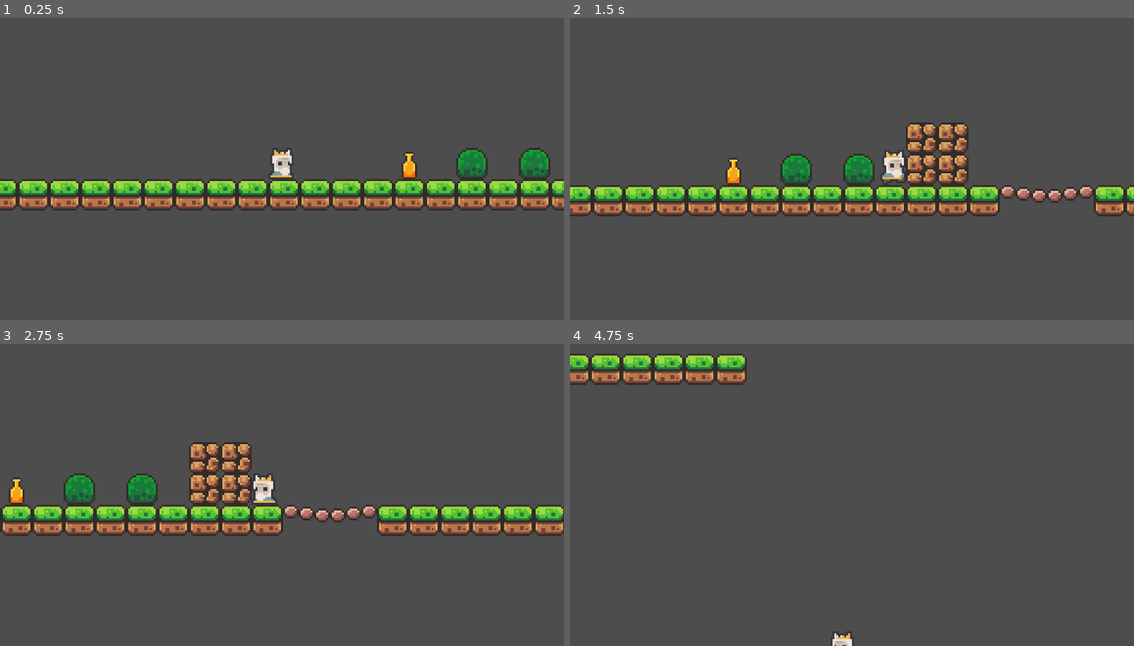
Above: before the commit, frames 1-4 (two rows, left to right).
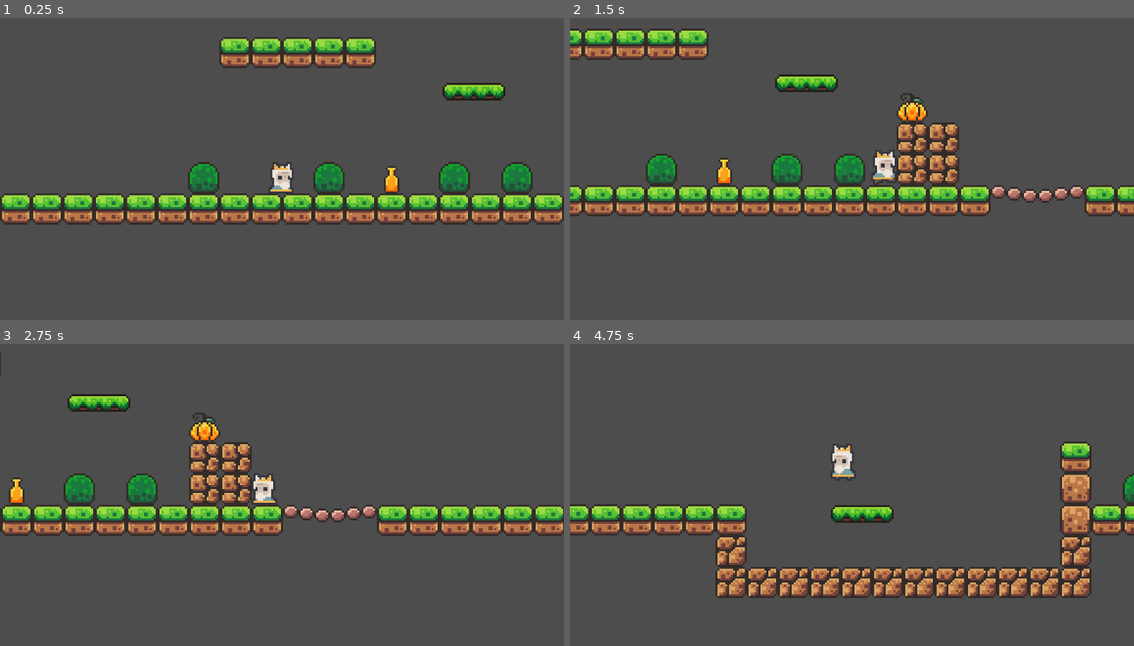
Above: after the commit, the same moments.

Repository: christopherfanning/godot-tutorial-project
Game: Godot game, scene res://scenes/game.tscn
Two runs of this game, one before a commit and one after it. Both use one fixed random seed, a clock stepped at 60 frames per second and the inputs below.
Inputs:
- Up to frame 1 (0.25 s): no input
- Up to frame 2 (1.5 s): tap Enter (ui_accept) at 0.5, 0.77 s; hold Right (ui_right) from 0.53 s (still down)
- Up to frame 3 (2.75 s): tap Enter (ui_accept) at 1.52 s; release Right (ui_right) at 2.03 s; hold Left (ui_left) from 2.03 s (still down)
- Up to frame 4 (4.75 s): release Left (ui_left) at 2.78 s; hold Right (ui_right) 2.78-4.28 s; tap Enter (ui_accept) at 3.02, 3.77, 4.52 s; hold Left (ui_left) from 4.28 s (still down)

The runs differ from the first frame. In frame 1, 20% of the frame differs, in the area x 0-100%, y 6-69%; in frame 2, 13%; in frame 3, 1.0%; in frame 4, 17%.

Commit message:
Add platforms
Add one directional collider platforms
Animate big gap platform

Diff:
--- /dev/null
+++ b/scenes/foreground_tiles.tscn
@@ -0,0 +1,154 @@
+[gd_scene load_steps=4 format=3 uid="uid://g2cyuqc5fam5"]
+
+[ext_resource type="Texture2D" uid="uid://cha3tda5fwpku" path="res://assets/four-seasons-tileset.png" id="1_0ba2p"]
+
+[sub_resource type="TileSetAtlasSource" id="TileSetAtlasSource_51huj"]
+texture = ExtResource("1_0ba2p")
+0:0/0 = 0
+1:0/0 = 0
+2:0/0 = 0
+3:0/0 = 0
+4:0/0 = 0
+5:0/0 = 0
+6:0/0 = 0
+7:0/0 = 0
+8:0/0 = 0
+9:0/0 = 0
+10:0/0 = 0
+0:1/0 = 0
+1:1/0 = 0
+2:1/0 = 0
+3:1/0 = 0
+4:1/0 = 0
+5:1/0 = 0
+6:1/0 = 0
+7:1/0 = 0
+8:1/0 = 0
+9:1/0 = 0
+10:1/0 = 0
+0:2/0 = 0
+1:2/0 = 0
+2:2/0 = 0
+3:2/0 = 0
+4:2/0 = 0
+5:2/0 = 0
+6:2/0 = 0
+7:2/0 = 0
+8:2/0 = 0
+9:2/0 = 0
+10:2/0 = 0
+0:3/0 = 0
+1:3/0 = 0
+2:3/0 = 0
+3:3/0 = 0
+4:3/0 = 0
+5:3/0 = 0
+6:3/0 = 0
+7:3/0 = 0
+8:3/0 = 0
+9:3/0 = 0
+10:3/0 = 0
+0:4/0 = 0
+1:4/0 = 0
+2:4/0 = 0
+3:4/0 = 0
+4:4/0 = 0
+5:4/0 = 0
+6:4/0 = 0
+7:4/0 = 0
+8:4/0 = 0
+0:5/0 = 0
+1:5/0 = 0
+2:5/0 = 0
+3:5/0 = 0
+4:5/0 = 0
+5:5/0 = 0
+6:5/0 = 0
+7:5/0 = 0
+8:5/0 = 0
+0:6/0 = 0
+1:6/0 = 0
+2:6/0 = 0
+3:6/0 = 0
+4:6/0 = 0
+5:6/0 = 0
+6:6/0 = 0
+7:6/0 = 0
+8:6/0 = 0
+0:7/0 = 0
+1:7/0 = 0
+2:7/0 = 0
+3:7/0 = 0
+5:7/0 = 0
+6:7/0 = 0
+7:7/0 = 0
+8:7/0 = 0
+0:8/0 = 0
+1:8/0 = 0
+2:8/0 = 0
+3:8/0 = 0
+4:8/0 = 0
+5:8/0 = 0
+6:8/0 = 0
+7:8/0 = 0
+8:8/0 = 0
+0:9/0 = 0
+1:9/0 = 0
+2:9/0 = 0
+3:9/0 = 0
+4:9/0 = 0
+5:9/0 = 0
+6:9/0 = 0
+7:9/0 = 0
+8:9/0 = 0
+0:10/0 = 0
+1:10/0 = 0
+2:10/0 = 0
+3:10/0 = 0
+4:10/0 = 0
+6:10/0 = 0
+0:11/0 = 0
+1:11/0 = 0
+2:11/0 = 0
+3:11/0 = 0
+4:11/0 = 0
+5:11/0 = 0
+6:11/0 = 0
+7:11/0 = 0
+8:11/0 = 0
+0:12/0 = 0
+1:12/0 = 0
+2:12/0 = 0
+3:12/0 = 0
+4:12/0 = 0
+6:12/0 = 0
+7:12/0 = 0
+8:12/0 = 0
+0:13/0 = 0
+1:13/0 = 0
+2:13/0 = 0
+3:13/0 = 0
+4:13/0 = 0
+5:13/0 = 0
+6:13/0 = 0
+7:13/0 = 0
+8:13/0 = 0
+0:14/0 = 0
+1:14/0 = 0
+2:14/0 = 0
+3:14/0 = 0
+4:14/0 = 0
+6:14/0 = 0
+7:14/0 = 0
+8:14/0 = 0
+0:15/0 = 0
+1:15/0 = 0
+2:15/0 = 0
+3:15/0 = 0
+
+[sub_resource type="TileSet" id="TileSet_dbv4d"]
+sources/0 = SubResource("TileSetAtlasSource_51huj")
+
+[node name="Foreground tiles" type="TileMap"]
+tile_set = SubResource("TileSet_dbv4d")
+format = 2
--- a/scenes/game.tscn
+++ b/scenes/game.tscn
@@ -1,7 +1,9 @@
-[gd_scene load_steps=5 format=3 uid="uid://dheta1q2gr2qv"]
+[gd_scene load_steps=10 format=3 uid="uid://dheta1q2gr2qv"]
 
 [ext_resource type="PackedScene" uid="uid://b6n6rdyypmmh3" path="res://scenes/player.tscn" id="1_qiu5y"]
 [ext_resource type="Texture2D" uid="uid://cha3tda5fwpku" path="res://assets/four-seasons-tileset.png" id="2_lwdyu"]
+[ext_resource type="PackedScene" uid="uid://g2cyuqc5fam5" path="res://scenes/foreground_tiles.tscn" id="2_oej5q"]
+[ext_resource type="PackedScene" uid="uid://7y06kfq2dbra" path="res://scenes/platform.tscn" id="3_hyne8"]
 
 [sub_resource type="TileSetAtlasSource" id="TileSetAtlasSource_u5pcm"]
 texture = ExtResource("2_lwdyu")
@@ -173,13 +175,55 @@
 physics_layer_0/collision_layer = 1
 sources/0 = SubResource("TileSetAtlasSource_u5pcm")
 
+[sub_resource type="Animation" id="Animation_n1l8r"]
+resource_name = "move"
+length = 2.0
+loop_mode = 2
+tracks/0/type = "value"
+tracks/0/imported = false
+tracks/0/enabled = true
+tracks/0/path = NodePath(".:position")
+tracks/0/interp = 1
+tracks/0/loop_wrap = true
+tracks/0/keys = {
+"times": PackedFloat32Array(0.0666667, 1.9),
+"transitions": PackedFloat32Array(1, 1),
+"update": 0,
+"values": [Vector2(442, 40), Vector2(569, 40)]
+}
+
+[sub_resource type="Animation" id="Animation_m0ufp"]
+length = 2.0
+loop_mode = 2
+tracks/0/type = "value"
+tracks/0/imported = false
+tracks/0/enabled = true
+tracks/0/path = NodePath(".:position")
+tracks/0/interp = 1
+tracks/0/loop_wrap = true
+tracks/0/keys = {
+"times": PackedFloat32Array(0.133333, 1.86667),
+"transitions": PackedFloat32Array(1, 1),
+"update": 0,
+"values": [Vector2(432, 53), Vector2(560, 53)]
+}
+
+[sub_resource type="AnimationLibrary" id="AnimationLibrary_pefgx"]
+_data = {
+"RESET": SubResource("Animation_m0ufp"),
+"move": SubResource("Animation_n1l8r")
+}
+
 [node name="Game" type="Node2D"]
 
 [node name="TileMap" type="TileMap" parent="."]
-position = Vector2(9, -13)
 tile_set = SubResource("TileSet_aqjmo")
 format = 2
-layer_0/tile_data = PackedInt32Array(262142, 0, 0, 262135, 0 …(663 unchanged characters)… 196631, 0, 0, 196632, 0, 0, 196633, 0, 0)
+layer_0/tile_data = PackedInt32Array(262142, 0, 0, 262135, 0 …(663 unchanged characters)… 196631, 0, 0, 196632, 0, 0, 196633, 0, 0, -131070, 0, 0, -131071, 0, 0, -131072, 0, 0, -65537, 0, 0, -65538, 0, 0, 196644, 0, 1, 196645, 0, 0, 196646, 0, 0, 196647, 0, 0, 196648, 0, 0, 196649, 0, 0, 196650, 0, 0, 196651, 0, 0, 131112, 65536, 3, 131113, 65536, 3, 327706, 65536, 0, 327707, 65536, 0, 327708, 65536, 0, 327709, 65536, 0, 327710, 65536, 0, 327711, 65536, 0, 327712, 65536, 0, 327713, 65536, 0, 327714, 65536, 0, 327715, 65536, 0, 327705, 65536, 0, 262169, 65536, 0, 262180, 65536, 0, 327716, 65536, 0, 131108, 0, 1, 65572, 0, 0)
+
+[node name="Foreground tiles" parent="." instance=ExtResource("2_oej5q")]
+z_index = 10
+layer_0/tile_data = PackedInt32Array(9, 393216, 6, 131073, 65536, 3, 196605, 65536, 3, 131110, 65536, 3)
 
 [node name="Player" parent="." instance=ExtResource("1_qiu5y")]
 position = Vector2(0, 32)
@@ -188,3 +232,15 @@
 position = Vector2(0, -8)
 zoom = Vector2(4, 4)
 position_smoothing_enabled = true
+
+[node name="Platform" parent="." instance=ExtResource("3_hyne8")]
+position = Vector2(98, -4)
+
+[node name="Platform2" parent="." instance=ExtResource("3_hyne8")]
+position = Vector2(432, 53)
+
+[node name="AnimationPlayer" type="AnimationPlayer" parent="Platform2"]
+libraries = {
+"": SubResource("AnimationLibrary_pefgx")
+}
+autoplay = "RESET"
--- /dev/null
+++ b/scenes/platform.tscn
@@ -0,0 +1,18 @@
+[gd_scene load_steps=3 format=3 uid="uid://7y06kfq2dbra"]
+
+[ext_resource type="Texture2D" uid="uid://byniyq2sue7rl" path="res://assets/platforms.png" id="1_5nruf"]
+
+[sub_resource type="RectangleShape2D" id="RectangleShape2D_dkeq0"]
+size = Vector2(32, 9)
+
+[node name="Platform" type="AnimatableBody2D"]
+
+[node name="Sprite2D" type="Sprite2D" parent="."]
+texture = ExtResource("1_5nruf")
+region_enabled = true
+region_rect = Rect2(16, 0, 32, 9)
+
+[node name="CollisionShape2D" type="CollisionShape2D" parent="."]
+position = Vector2(0, 0.5)
+shape = SubResource("RectangleShape2D_dkeq0")
+one_way_collision = true
--- a/scenes/player.tscn
+++ b/scenes/player.tscn
@@ -88,6 +88,7 @@
 radius = 6.0
 
 [node name="Player" type="CharacterBody2D"]
+z_index = 5
 script = ExtResource("1_6020d")
 
 [node name="AnimatedSprite2D" type="AnimatedSprite2D" parent="."]
Binary file added: assets/platforms.png
Not shown, added: assets/platforms.png.import
